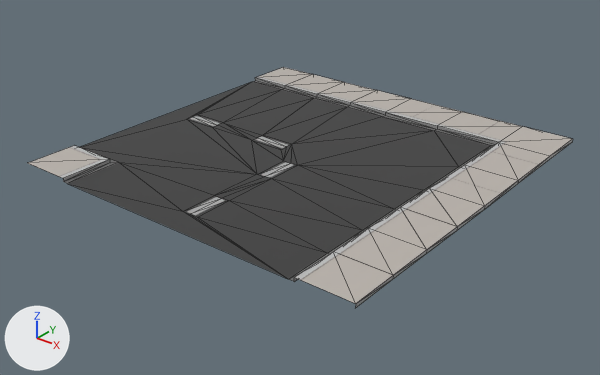
What one commit did to the FBX model Assets/Models/Simple Town Pack/Models/road_cornerLines_mesh.fbx.
Camera for both pictures: a camera (50 mm lens) standing at (0.343, -0.211, 0.17) and looking at (0.101, 0.091, -0.017). Lighting does not change. The marker at lower left points along +X, +Y and +Z. Mesh edges are drawn as thin lines. Where no turn or scale is listed for an object, it has been applied to the vertices.

Before the edit, the objects in view are built like this:
```python
me_mesh = bpy.data.meshes.new('Mesh')
me_mesh.from_pydata(...)  # 101 vertices, 172 faces; spans x 0.0..0.2, y 0.0..0.2, z -0.002..0.0
# faces by material slot: [156, 16]
me_mesh.materials.append(mat_lambert2)  # picture img_road_png
me_mesh.materials.append(mat_lambert53)  # picture img_road_png
ob_road_cornerlines_mesh1 = bpy.data.objects.new('road_CornerLines_mesh1', me_mesh)
ob_road_cornerlines_mesh1.location = (0.0, 0.0, 0.0)
```
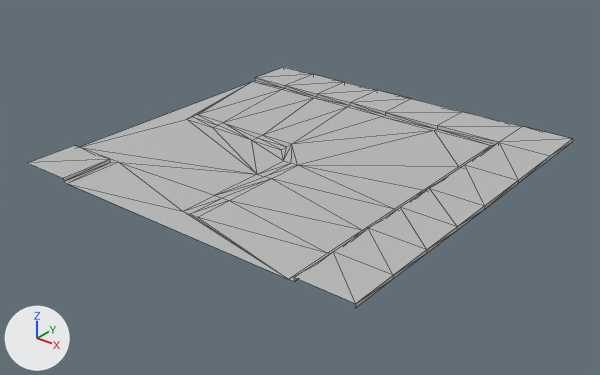
What the commit changed:
Material 'lambert1' (mat_lambert1) is new.
Its base color is (0.5, 0.5, 0.5) (grey #bcbcbc).
me_mesh has 101 vertices, 172 faces and spans x 0.0..0.2, y 0.0..0.2, z -0.002..0.0.
me_mesh is used by ob_road_cornerlines_mesh1; location (0.0, 0.0, 0.0).
me_mesh part 1: all 156 faces that had it switch from mat_lambert2 (picture img_road_png) to mat_lambert1 (grey #bcbcbc).
me_mesh part 2: all 16 faces that had it switch from mat_lambert53 (picture img_road_png) to mat_lambert1 (grey #bcbcbc).

Where the change shows, as pixel boxes [x1, y1, x2, y2] in the pictures (600 x 375 px):
part 1 of me_mesh, recoloured: [28, 67, 573, 308] in both
part 2 of me_mesh, recoloured: [183, 115, 298, 217] in both
